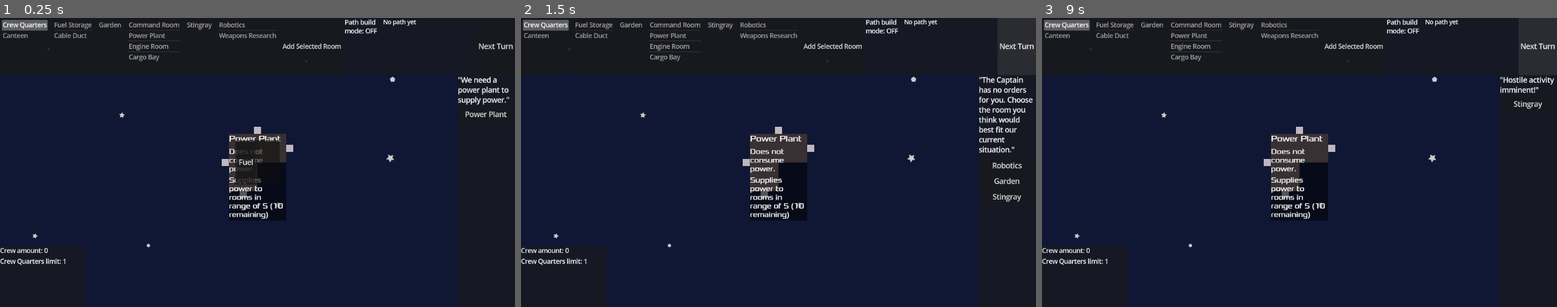
Above: before the commit, frames 1-3 (left to right).
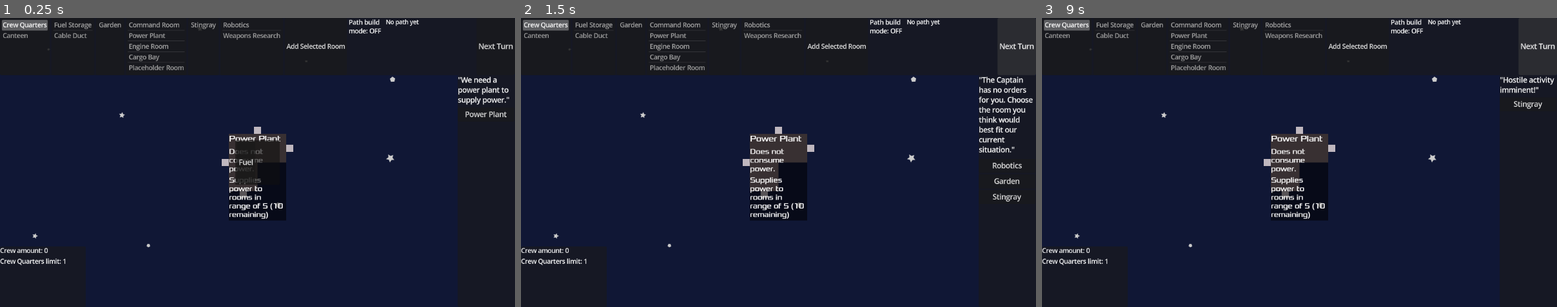
Above: after the commit, the same moments.

Repository: juhanikat/mothership
Game: Godot game, scene res://scenes/main.tscn
Same seed, same stepped clock (60 frames per second), same inputs: the game is played once before the commit and once after it.
Inputs:
- Up to frame 1 (0.25 s): no input
- Up to frame 2 (1.5 s): click "Next Turn" at 0.5 s; click "Next Turn" at 1.25 s
- Up to frame 3 (9 s): click "Add Selected Room" at 2 s; click "Robotics" at 2.75 s; click "Garden" at 3.5 s; click "Stingray" at 4.25 s; click "Add Selected Room" at 5 s; click "Robotics" at 5.75 s; click "Garden" at 6.5 s; click "Stingray" at 7.25 s; click "Add Selected Room" at 8 s; click "Next Turn" at 8.75 s

The runs differ from the first frame. In frame 1, 0.7% of the frame differs, in the area x 25-82%, y 0-19%; in frame 2, 0.7%; in frame 3, 0.7%.

Commit message:
add placeholder room type

Diff:
--- a/RoomData.gd
+++ b/RoomData.gd
@@ -5,7 +5,7 @@
 enum RoomShape {LShape, TShape, SmallSquareShape, BigSquareShape, LongHallwayShape}
 enum RoomType {
 	COMMAND_ROOM, POWER_PLANT, ENGINE_ROOM, CARGO_BAY, FUEL_STORAGE, CREW_QUARTERS,
-	CANTEEN, GARDEN, ROBOTICS, WEAPONS_RESEARCH, STINGRAY, CABLE_DUCT
+	CANTEEN, GARDEN, ROBOTICS, WEAPONS_RESEARCH, STINGRAY, CABLE_DUCT, PLACEHOLDER_ROOM
 }
 enum RoomCategory {CREW_ROOM, MAINTENANCE_ROOM, RESEARCH_ROOM, COMBAT_ROOM, LUXURY_ROOM, SPECIAL_ROOM}
 
@@ -55,7 +55,8 @@
 	RoomType.ROBOTICS: _robotics_data,
 	RoomType.WEAPONS_RESEARCH: _weapons_research_data,
 	RoomType.CABLE_DUCT: _cable_duct_data,
-	RoomType.STINGRAY: _stingray_data
+	RoomType.STINGRAY: _stingray_data,
+	RoomType.PLACEHOLDER_ROOM: _placeholder_room_data
 }
 
 
@@ -162,3 +163,12 @@
 	"power_usage": 1,
 	"facing": "up"
 }
+
+const _placeholder_room_data: Dictionary[String, Variant] = {
+	"room_name": "Placeholder Room",
+	"room_shape": RoomShape.SmallSquareShape,
+	"room_desc": "A placeholder room can be replaced by another room of the same size.",
+	"room_category": RoomCategory.SPECIAL_ROOM,
+	"power_usage": 0,
+	"always_deactivated": true
+}
--- a/room/RoomConnections.gd
+++ b/room/RoomConnections.gd
@@ -26,6 +26,16 @@
 
 	return true
 
+
+## Returns true if <room> is at the same exact position of a similarly shaped Placeholder room (and thus replaces it).
+## This can only happen if <overlapping_rooms> has a length of 1.
+static func is_replacing_placeholder_room(room: Room, overlapping_rooms: Array[Room]) -> bool:
+	if (len(overlapping_rooms) == 1
+		and overlapping_rooms[0].global_position == room.global_position
+		and overlapping_rooms[0].room_type == RoomData.RoomType.PLACEHOLDER_ROOM
+		and overlapping_rooms[0]._shape == room._shape):
+			return true
+	return false
 
 
 ## Returns the length of the shortest path between two rooms (using a breadth-first search). If no path is found, returns -1.
--- a/room/RoomGameplay.gd
+++ b/room/RoomGameplay.gd
@@ -13,6 +13,7 @@
 
 var activated: bool = false
 var always_activated: bool = false
+var always_deactivated: bool = false
 var cannot_be_deactivated: bool = false # used by e.g. Cargo Bay
 var power_usage: int
 
@@ -60,6 +61,7 @@
 	power_usage = _data["power_usage"]
 
 	always_activated = _data.get("always_activated", false)
+	always_deactivated = _data.get("always_deactivated", false)
 	GlobalSignals.room_connected.connect(_on_room_connected)
 	GlobalSignals.cargo_bay_order_made.connect(_on_cargo_bay_order_made)
 	GlobalSignals.turn_advanced.connect(_on_next_turn)
@@ -69,6 +71,10 @@
 ## Returns true if the room has been activated, and false otherwise.
 ## NOTE: Rooms with "always_activated" set to true have already been activated before this function!
 func activate_room() -> bool:
+	if always_deactivated:
+		GlobalNotice.display("Cannot activate room: It is set to be always deactivated.", "warning")
+		return false
+
 	var sufficient_power_supplier
 	if power_usage != 0:
 		sufficient_power_supplier = _find_power_supplier()
--- a/room/room.gd
+++ b/room/room.gd
@@ -123,7 +123,7 @@
 	if event.is_action_pressed("cancel_room") and is_picked and not is_starting_room:
 		room_info.queue_free()
 		main.spawned_room_names[room_name] -= 1
-		self.queue_free()
+		queue_free()
 		return
 
 	await get_tree().physics_frame # to make sure area overlap is detected
@@ -180,20 +180,30 @@
 	# check for overlapping rooms AFTER placing connected room
 	await get_tree().physics_frame
 	if len(overlapping_rooms) > 0:
-		global_position = original_position
-		print("Tried to snap connectors, but rooms are overlapping.")
-		return false
+		if RoomConnections.is_replacing_placeholder_room(self, overlapping_rooms):
+			# replaces a placeholder room, all things that are normally done when the room_connected signal is emitted
+			# must be done here
+			overlapping_rooms[0].replace_placeholder(self)
+			GlobalNotice.display("Replaced a placeholder room.")
+			if gameplay.always_activated:
+				gameplay.activate_room()
+				GlobalNotice.display("Room activated automatically!")
+			return true
+		else:
+			global_position = original_position
+			GlobalNotice.display("Tried to snap connectors, but rooms are overlapping.", "warning")
+			return false
 
 	await get_tree().physics_frame
 	var collider = get_raycast_collider()
 	if collider:
-		print("Cannot place room, another room or connector is overlapping the raycast.")
+		GlobalNotice.display("Cannot place room, another room or connector is overlapping the raycast.", "warning")
 		return false
 
 	for other_room: Room in get_tree().get_nodes_in_group("Room"):
 		var other_room_collider = other_room.get_raycast_collider()
 		if other_room_collider:
-			print("Cannot place room, this room is overlapping another room's raycast.")
+			GlobalNotice.display("Cannot place room, this room is overlapping another room's raycast.", "warning")
 			return false
 
 	print("Connectors ({0}) and ({1}) snapped together.".format([str(connector_pair[0]), str(connector_pair[1])]))
@@ -249,7 +259,6 @@
 		locked = true
 		var other_room = connector2.get_parent_room()
 		adjacent_rooms.append(other_room)
-		# TODO: fix this, looks ugly and uses _data which should be private
 		room_info.update_adjacent_rooms_label(adjacent_rooms)
 		main.cut_room_shape_from_nav_region(self, get_own_connectors())
 	elif connector2 in get_own_connectors():
@@ -283,6 +292,23 @@
 	return collider
 
 
+## NOTE: Only call this if the room is a Placeholder room.
+## Replaces this room with <replacer>, giving it this room's adjacent_rooms list.
+## Also updates the adjacent_rooms lists of every adjacent room.
+## The replacer room should already be at the same coordinates as this room before calling this function.
+func replace_placeholder(replacer: Room) -> void:
+	replacer.adjacent_rooms = adjacent_rooms
+	replacer.room_info.update_adjacent_rooms_label(replacer.adjacent_rooms)
+	for room: Room in replacer.adjacent_rooms:
+		room.adjacent_rooms.append(replacer)
+		room.adjacent_rooms.erase(self)
+		room.room_info.update_adjacent_rooms_label(room.adjacent_rooms)
+
+	room_info.queue_free()
+	main.spawned_room_names[room_name] -= 1
+	queue_free()
+
+
 func _on_area_entered(area: Area2D) -> void:
 	if area.is_in_group("Room"):
 		overlapping_rooms.append(area)
